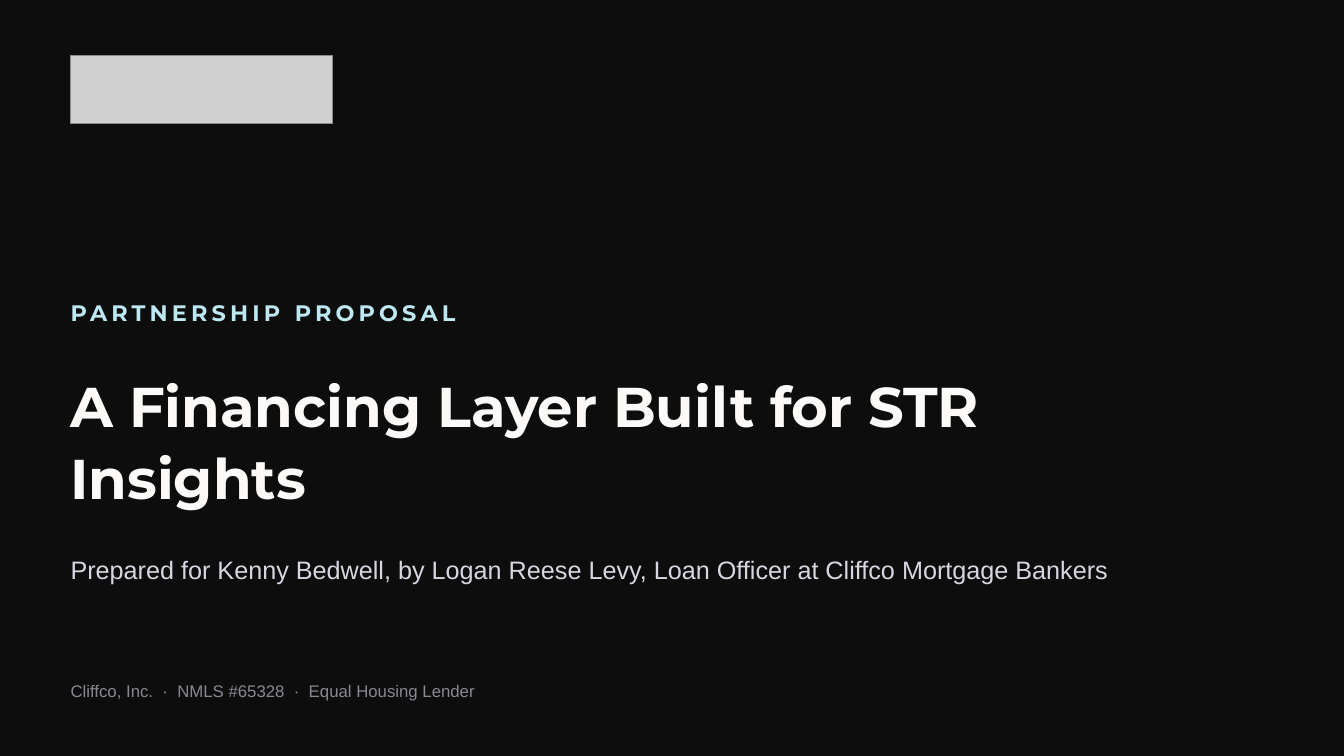
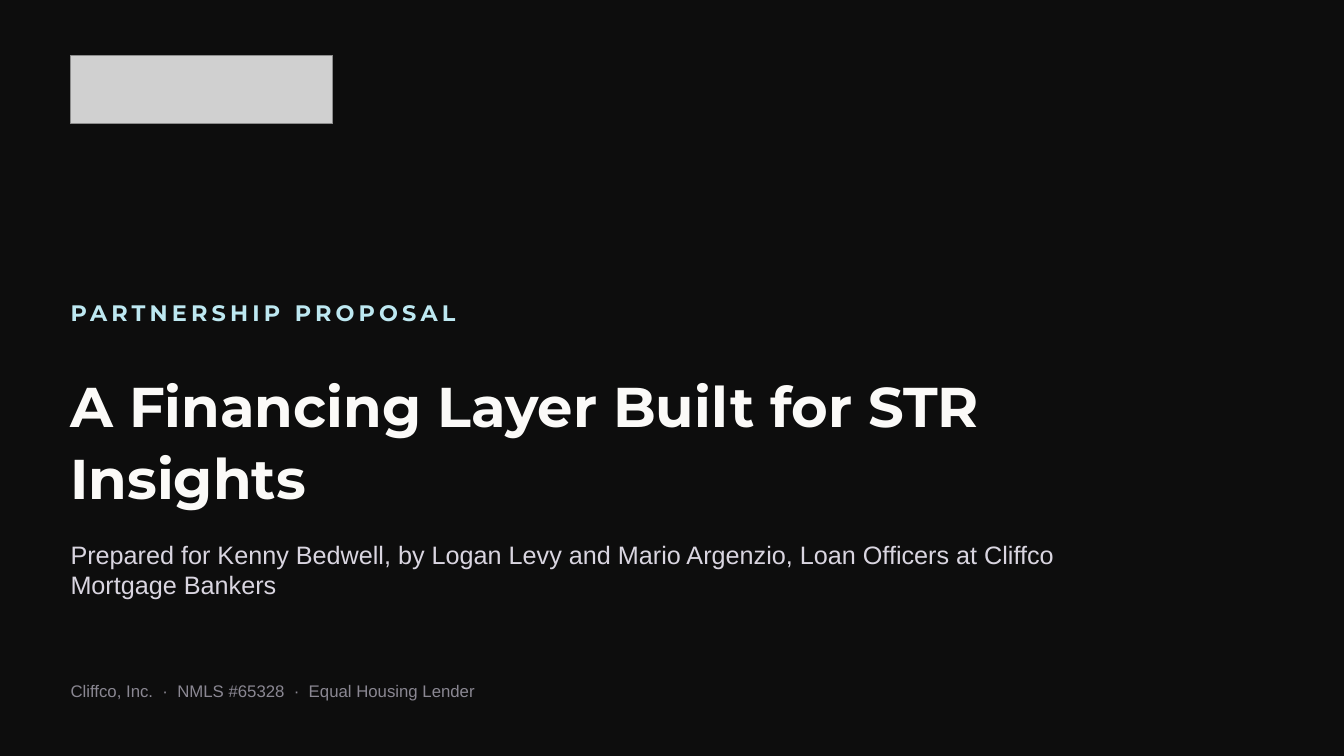
Before and after one commit to loganlevy1/STR, a slide deck: slide 1 of outreach/pitch-decks/cliffco-kenny-bedwell-partnership.pptx. Drawn at 1344x756 pixels with LibreOffice and Linux fonts; fonts in the diff are those of the drawing; grey boxes stand for pictures. Boxes give left, top, right and bottom in pixels: in the first picture for what was removed or moved away, otherwise in the second. Text is boxed around its words. In the diff, an @@ line names an element or a change of style, - is before the commit and + after.

```diff
--- a/outreach/pitch-decks/cliffco-kenny-bedwell-partnership.pptx
+++ b/outreach/pitch-decks/cliffco-kenny-bedwell-partnership.pptx
@@ text at box(71, 545, 1053, 600): text changed @@
-Prepared for Kenny Bedwell, by Logan Reese Levy, Loan Officer at Cliffco Mortgage Bankers
+Prepared for Kenny Bedwell, by Logan Levy and Mario Argenzio, Loan Officers at Cliffco Mortgage Bankers
```
Also in this commit, not shown: 3 other slides changed, 3 other files.
